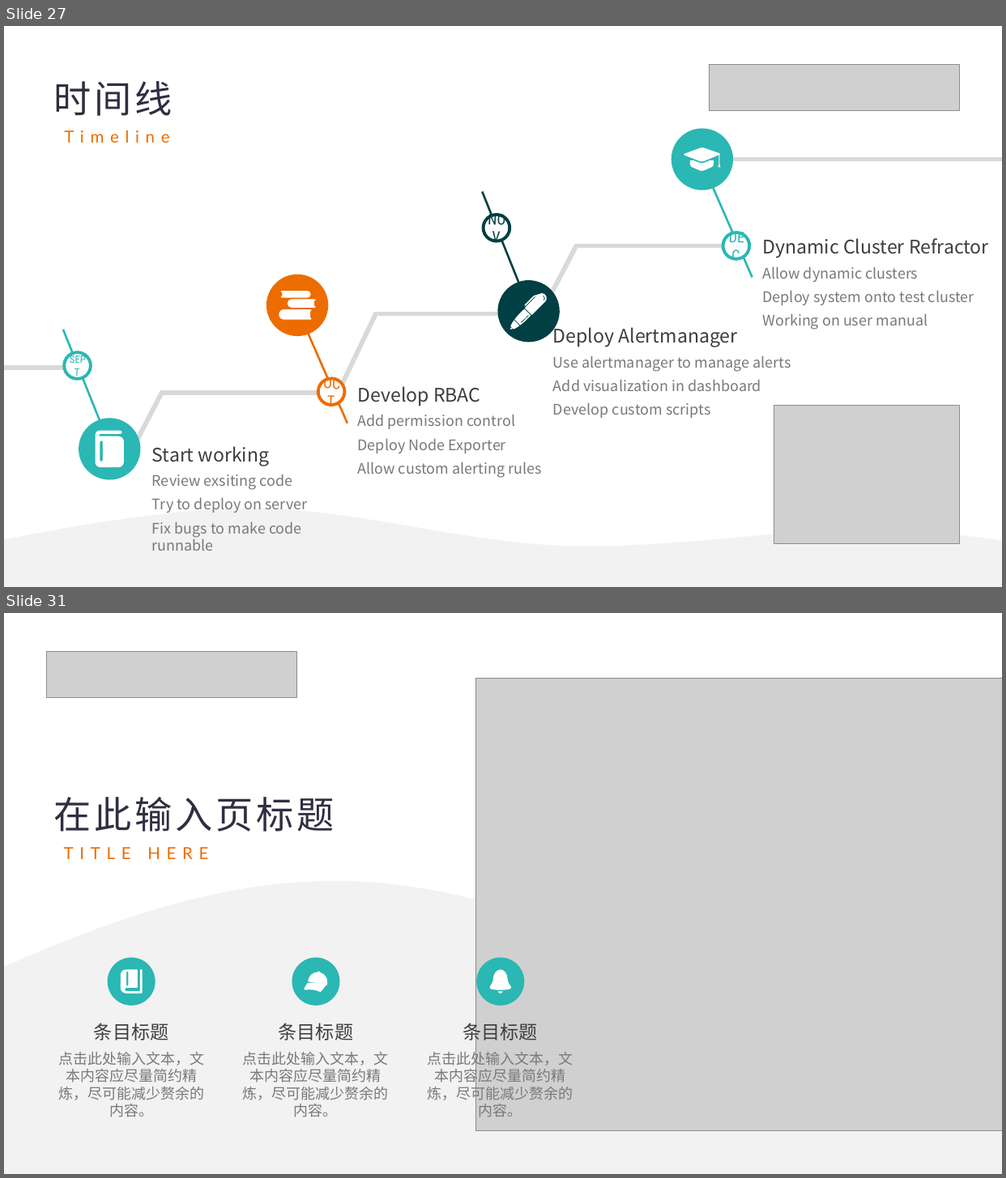
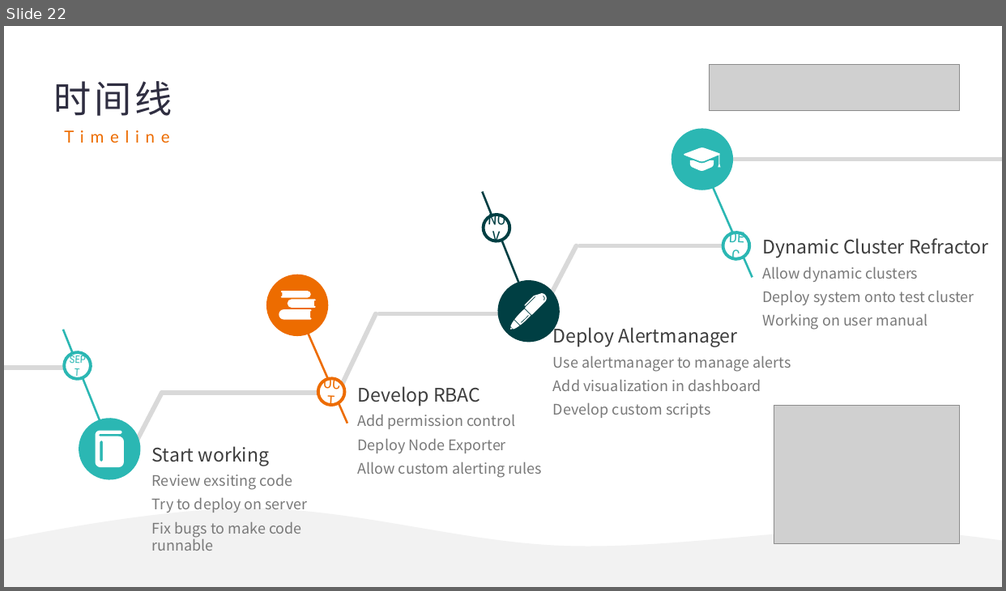
Before and after one commit to similar2/HPCAlertSystem, a slide deck: docs/HPC Monitor System Development.pptx. Shown one above the other, each under a label of ours: slides 27 and 31 before the commit, slide 22 after it; the slides between them are not shown. The pictures are 1006x1178 and 1006x591 pixels, drawn with LibreOffice and Linux fonts; fonts in the diff are those of the drawing; grey boxes stand for pictures. Boxes give left, top, right and bottom in pixels: in the first picture for what was removed or moved away, otherwise in the second. Text is boxed around its words. In the diff, an @@ line names an element or a change of style, - is before the commit and + after.

```diff
--- a/docs/HPC Monitor System Development.pptx
+++ b/docs/HPC Monitor System Development.pptx
@@ slide 31 removed at [4, 613, 1002, 1174], background #FFFFFF @@
@@ picture removed at [46, 651, 296, 697] @@
@@ picture removed at [476, 678, 1002, 1131] @@
@@ picture removed at [680, 692, 876, 1121] @@
@@ text removed at [53, 797, 334, 859] @@
-在此输入页标题
-TITLE HERE
@@ freeform shape removed at [4, 881, 1002, 1174] @@
@@ ellipse removed at [108, 957, 155, 1005] @@
@@ freeform shape removed at [121, 970, 143, 994] @@
@@ ellipse removed at [292, 957, 340, 1005] @@
@@ freeform shape removed at [305, 972, 327, 993] @@
@@ ellipse removed at [476, 957, 524, 1005] @@
@@ freeform shape removed at [490, 970, 512, 994] @@
@@ text removed at [58, 1023, 204, 1118] @@
-条目标题
-点击此处输入文本，文本内容应尽量简约精炼，尽可能减少赘余的内容。
@@ text removed at [243, 1023, 389, 1118] @@
-条目标题
-点击此处输入文本，文本内容应尽量简约精炼，尽可能减少赘余的内容。
@@ text removed at [428, 1020, 573, 1118] @@
-条目标题
-点击此处输入文本，文本内容应尽量简约精炼，尽可能减少赘余的内容。
@@ what was slide 27 is now slide 22 @@
```
Also in this commit, not shown: 15 slides changed, 2 slides added, 18 other slides removed.
